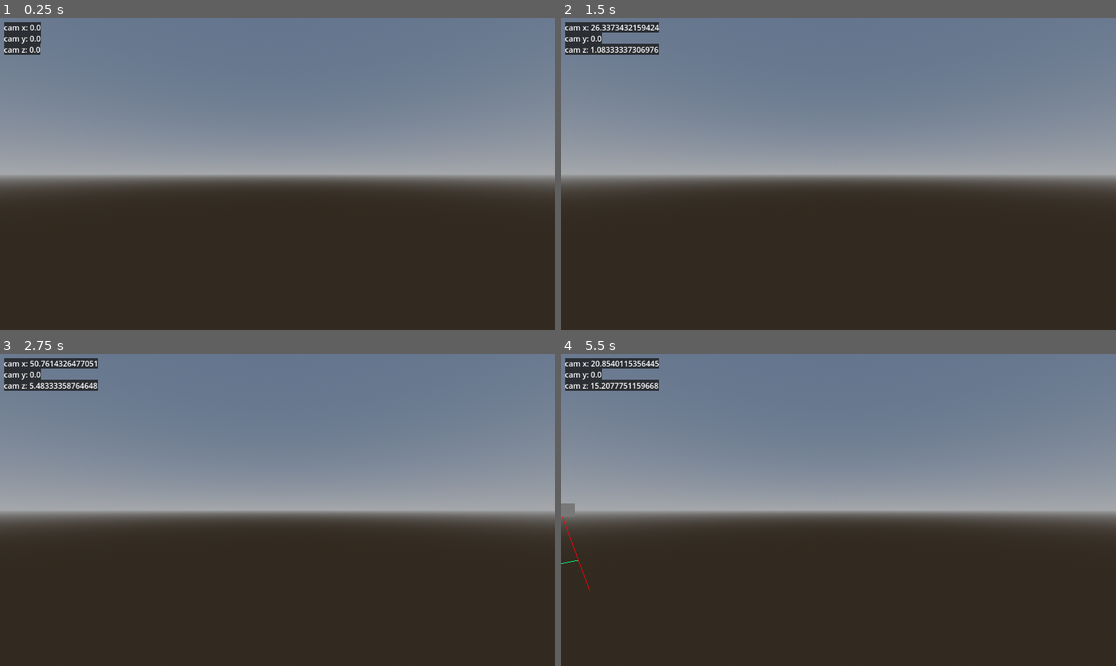
Above: before the commit, frames 1-4 (two rows, left to right).
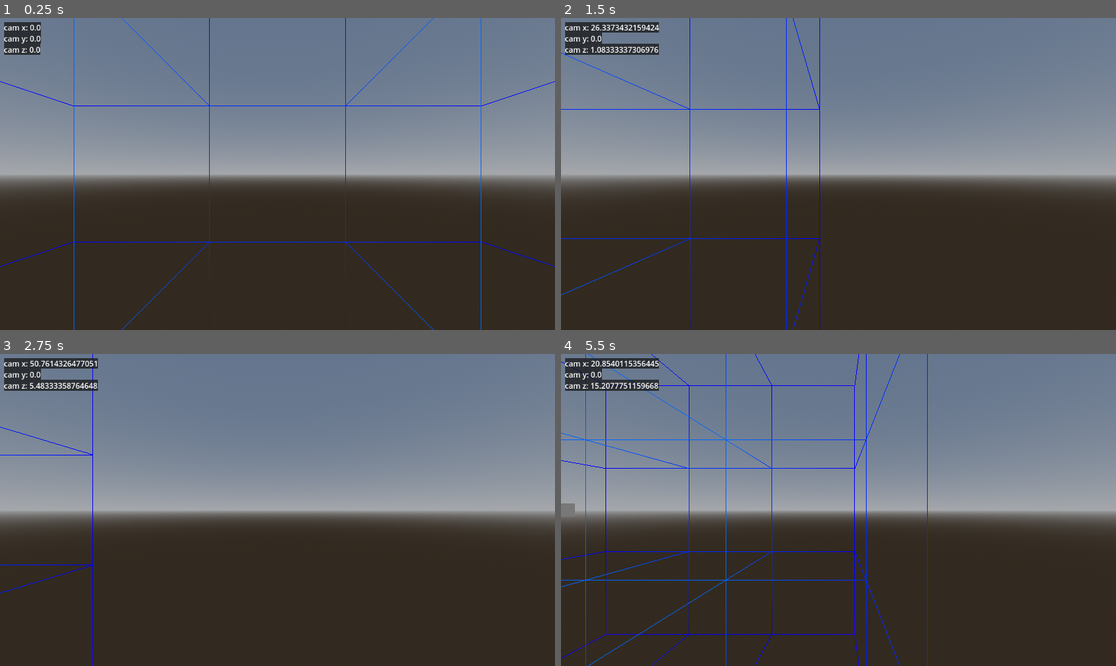
Above: after the commit, the same moments.

Repository: pixerhp/Hatchetflair
Game: Godot game, scene res://topscenes/gameplay_topscene.tscn
Same seed, same stepped clock (60 frames per second), same inputs: the game is played once before the commit and once after it.
Inputs (mouse positions are in pixels of both pictures, inside the frame that each line leads up to):
- Up to frame 1 (0.25 s): no input
- Up to frame 2 (1.5 s): tap Enter at 0.5 s; move the mouse to (960, 158) at 0.52 s; hold D (move_right) 0.53-1.28 s; hold Shift (speed_faster) 0.53-1.28 s; click (960, 158) at 0.67 s; move the mouse to (727, 189) at 1.27 s; hold S (move_backwards) from 1.28 s (still down); tap Ctrl (speed_slower) at 1.35 s
- Up to frame 3 (2.75 s): move the mouse to (333, 441) at 2.02 s; release S (move_backwards) at 2.03 s; hold D (move_right) from 2.03 s (still down); hold Shift (speed_faster) from 2.03 s (still down)
- Up to frame 4 (5.5 s): move the mouse to (810, 572) at 2.77 s; release D (move_right) at 2.78 s; release Shift (speed_faster) at 2.78 s; hold W (move_forwards) 2.78-3.53 s; tap Ctrl (speed_slower) at 2.85, 4.35 s; click (810, 572) at 2.92 s; move the mouse to (1005, 556) at 3.52 s; hold Shift (speed_faster) 3.53-4.28 s; hold A (move_left) 3.53-5.03 s; move the mouse to (672, 463) at 4.27 s; move the mouse to (866, 510) at 5.02 s; hold S (move_backwards) from 5.03 s (still down); hold Shift (speed_faster) from 5.03 s (still down); click (866, 510) at 5.17 s

The runs differ from the first frame. In frame 1, 1.1% of the frame differs, in the area x 0-100%, y 0-100%; in frame 2, 0.8%; in frame 3, 0.3%; in frame 4, 2.0%, in the area x 0-67%, y 0-100%.

Commit message:
Incomplete DebugDraw chunkborders progress

Diff:
--- a/project.godot
+++ b/project.godot
@@ -22,6 +22,10 @@
 
 DebugDraw="*res://scripts/autoloaded/debug_draw.gd"
 Globals="*res://scripts/autoloaded/general_globals.gd"
+
+[debug]
+
+gdscript/warnings/integer_division=0
 
 [input]
 
--- a/scripts/autoloaded/debug_draw.gd
+++ b/scripts/autoloaded/debug_draw.gd
@@ -1,15 +1,18 @@
 extends CanvasLayer
 
 var canvas_item: CanvasItem = null
-var mesh_instance: MeshInstance3D = MeshInstance3D.new()
+var general_mesh_instance: MeshInstance3D = MeshInstance3D.new()
 var immediate_mesh: ImmediateMesh = ImmediateMesh.new()
 var line_material: StandardMaterial3D = StandardMaterial3D.new()
 
-var chunkborders_verts: PackedVector3Array = PackedVector3Array()
-var chunkborders_indices: PackedInt32Array = PackedInt32Array()
-var chunkborders_colors: PackedColorArray = PackedColorArray()
+var chunkborders_arraymesh: ArrayMesh = ArrayMesh.new()
+var chunkborders_mesh_instance: MeshInstance3D = MeshInstance3D.new()
 
-# Expects each outer element to be in the form [Vector3, Vector3, Color]
+#var chunkborders_verts: PackedVector3Array = PackedVector3Array()
+#var chunkborders_indices: PackedInt32Array = PackedInt32Array()
+#var chunkborders_colors: PackedColorArray = PackedColorArray()
+
+# Expects each outer element to be in the form [Vector3, Vector3, Color (optional)]
 var lines_to_draw: Array[Array] = []
 
 var texts_to_draw: PackedStringArray = []
@@ -25,29 +28,106 @@
 	line_material.flags_unshaded = true
 	line_material.vertex_color_use_as_albedo = true
 
-	mesh_instance.mesh = immediate_mesh
-	mesh_instance.material_override = line_material
-	add_child(mesh_instance)
+	general_mesh_instance.mesh = immediate_mesh
+	general_mesh_instance.material_override = line_material
+	add_child(general_mesh_instance)
 
 	canvas_item = Node2D.new()
 	canvas_item.position = Vector2(8, 8)
 	canvas_item.connect("draw", _on_CanvasItem_draw)
 	add_child(canvas_item)
 
+	initialize_chunkborders_arraymesh()
+	chunkborders_mesh_instance.mesh = chunkborders_arraymesh
+	chunkborders_mesh_instance.material_override = line_material
+	add_child(chunkborders_mesh_instance)
+
+func initialize_chunkborders_arraymesh():
+	const layers: int = 2
+	const chunk_length: int = 16 # (assumes a metrin is length 1.)
+	const grid_close_hue: float = 3.6 / 6.0
+	const grid_color_range: float = 0.5 / 6.0
+
+	var verts: PackedVector3Array = []
+	verts.resize((layers*2)**3)
+	var colors: PackedColorArray = []
+	colors.resize((layers*2)**3)
+	var indices: PackedInt32Array = []
+	indices.resize(2 * int( # number of connections (lines) in a cubic grid with n layers:
+		(pow((2 * layers) - 1, 3) * 3) +
+		(3 * pow((2 * layers) - 1, 2) * 2) +
+		(3 * ((2 * layers) - 1))
+	))
+
+	var near_vert_dist: float = pow(3*((0.5 * float(chunk_length)) ** 2), 0.5)
+	var far_vert_dist: float = pow(3*(((float(layers) - 0.5) * float(chunk_length)) ** 2), 0.5)
+
+	var ind_count: int = 0
+	for i in range((layers*2)**3):
+		verts[i] = Vector3(
+			float(chunk_length) * (posmod(i, layers*2) - (layers - 0.5)),
+			float(chunk_length) * (posmod(i/(layers*2), layers*2) - (layers - 0.5)),
+			float(chunk_length) * (posmod(i/((layers*2)**2), layers*2) - (layers - 0.5)),
+		)
+		colors[i] = Color.from_hsv(
+			fposmod(grid_close_hue + ((verts[i].length() - near_vert_dist) *
+			(grid_color_range / (far_vert_dist - near_vert_dist))), 1),
+			1, 1, 1,
+		)
+		if not posmod(i, layers*2) == (layers*2) - 1:
+			indices[ind_count] = i
+			indices[ind_count + 1] = i + 1
+			ind_count += 2
+		if not posmod(i/(layers*2), layers*2) == (layers*2) - 1:
+			indices[ind_count] = i
+			indices[ind_count + 1] = i + (layers*2)
+			ind_count += 2
+		if not posmod(i/((layers*2)**2), layers*2) == (layers*2) - 1:
+			indices[ind_count] = i
+			indices[ind_count + 1] = i + ((layers*2)**2)
+			ind_count += 2
+
+	# !!! (divide the center chunk borders into metrin lines at the walls)
+	if chunk_length > 1:
+		verts.resize(verts.size() + (12 * (chunk_length - 1)))
+		colors.resize(colors.size() + (12 * (chunk_length - 1)))
+		indices.resize(indices.size() + (6 * (chunk_length - 1) * 2))
+
+
+		# !!! ...
+
+
+	# !!! (add center chunk highlight stuff like in the original, around here.)
+
+	var surface: Array = []
+	surface.resize(Mesh.ARRAY_MAX)
+	surface[Mesh.ARRAY_VERTEX] = verts
+	surface[Mesh.ARRAY_COLOR] = colors
+	surface[Mesh.ARRAY_INDEX] = indices
+
+	chunkborders_arraymesh.add_surface_from_arrays(
+		Mesh.PRIMITIVE_LINES,
+		surface,
+	)
+
+
+	pass
+
 func _process(_delta):
 	immediate_mesh.clear_surfaces()
-	draw_chunk_borders()
+	#draw_chunk_borders()
 	if not lines_to_draw.is_empty():
 		draw_lines()
 	canvas_item.queue_redraw()
 
 func draw_chunk_borders():
 	immediate_mesh.surface_begin(Mesh.PRIMITIVE_LINES)
-	immediate_mesh.surface_set_color(Color(1, 0, 0))
-	immediate_mesh.surface_add_vertex(Vector3(-10, -10, -10))
-	immediate_mesh.surface_add_vertex(Vector3(10, 10, 10))
+	#immediate_mesh.surface_set_color(Color(1, 0, 0))
+	#immediate_mesh.surface_add_vertex(Vector3(-10, -10, -10))
+	#immediate_mesh.surface_add_vertex(Vector3(10, 10, 10))
 	immediate_mesh.surface_end()
 
+# Assumes line format: [Vector3, Vector3, Color (optional)]
 func draw_lines():
 	immediate_mesh.surface_begin(Mesh.PRIMITIVE_LINES)
 	for line in lines_to_draw:
--- a/scripts/flycam.gd
+++ b/scripts/flycam.gd
@@ -4,7 +4,7 @@
 	DebugDraw.texts_to_draw.append("cam x: " + str(self.position.x))
 	DebugDraw.texts_to_draw.append("cam y: " + str(self.position.y))
 	DebugDraw.texts_to_draw.append("cam z: " + str(self.position.z))
-	DebugDraw.lines_to_draw.append([Vector3(-5,-5,-5),Vector3(-5,-5,50),Color(0,1,0.5)])
+	#DebugDraw.lines_to_draw.append([Vector3(-5,-5,-5),Vector3(-5,-5,50),Color(0,1,0.5)])
 
 var fly_speed: float = 0
 var fly_direction_vector: Vector3 = Vector3()
--- a/topscenes/gameplay_topscene.tscn
+++ b/topscenes/gameplay_topscene.tscn
@@ -24,5 +24,9 @@
 [node name="FlyCam" type="Camera3D" parent="."]
 script = ExtResource("1_3dqie")
 
-[node name="MeshInstance3D" type="MeshInstance3D" parent="."]
+[node name="Cube" type="MeshInstance3D" parent="."]
 mesh = SubResource("BoxMesh_3dqie")
+
+[node name="Cube2" type="MeshInstance3D" parent="."]
+transform = Transform3D(1, 0, 0, 0, 1, 0, 0, 0, 1, 8, 8, 8)
+mesh = SubResource("BoxMesh_3dqie")
